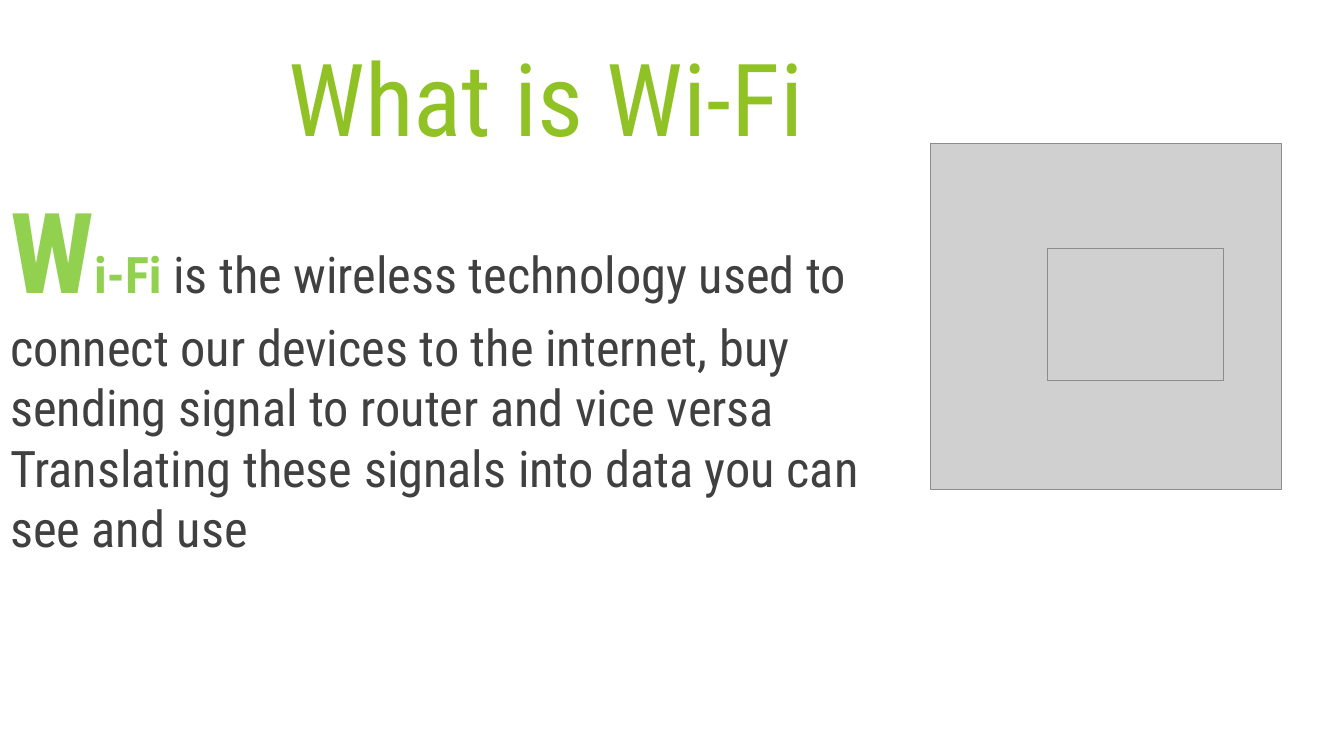
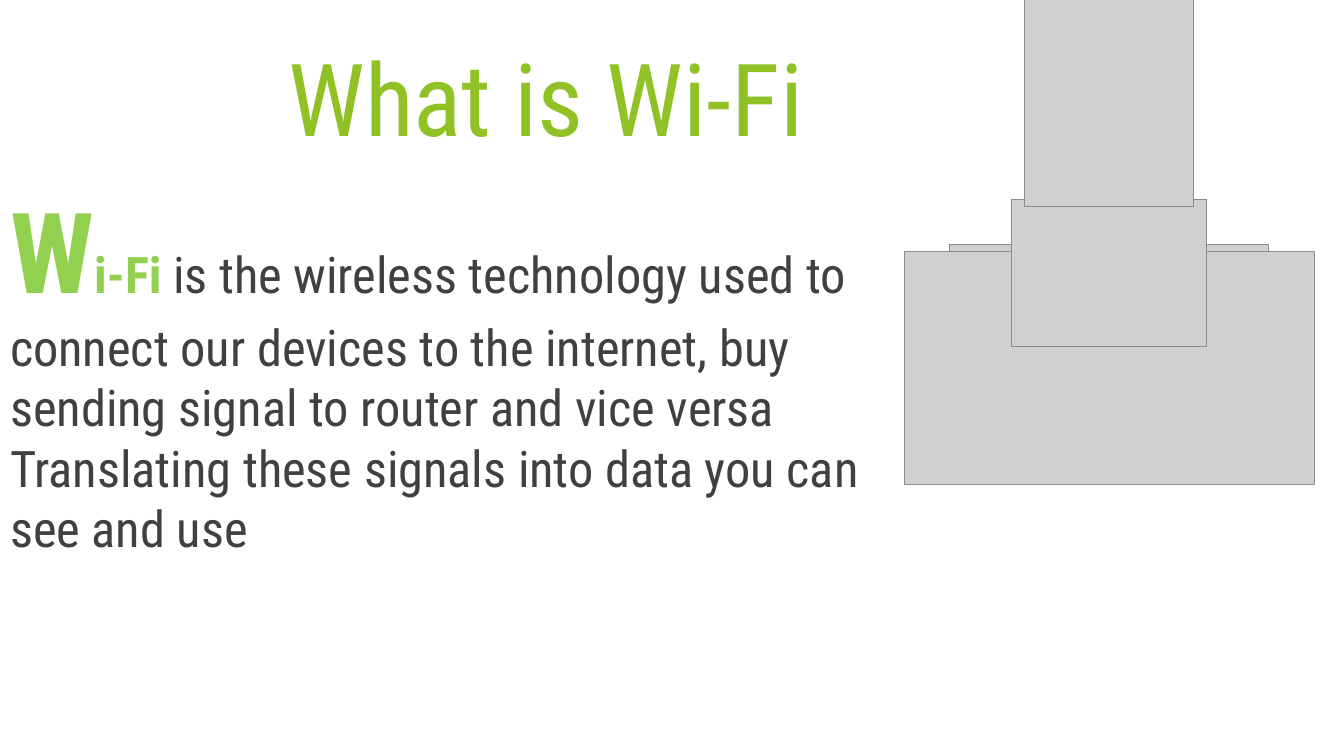
Before and after one commit to FreddyBicandy50/Code_Base, a slide deck: slide 2 of Others/The Physics of Wi-Fi.pptx. Drawn at 1344x756 pixels with LibreOffice and Linux fonts; fonts in the diff are those of the drawing; grey boxes stand for pictures. Boxes give left, top, right and bottom in pixels: in the first picture for what was removed or moved away, otherwise in the second. Text is boxed around its words. In the diff, an @@ line names an element or a change of style, - is before the commit and + after.

```diff
--- a/Others/The Physics of Wi-Fi.pptx
+++ b/Others/The Physics of Wi-Fi.pptx
@@ picture added at <box>1025,0,1195,207</box> @@
@@ picture: place and size @@
-picture at <box>1049,249,1224,381</box>
+picture at <box>1012,200,1208,346</box>
@@ picture: place and size @@
-picture at <box>931,144,1282,490</box>
+picture at <box>904,251,1315,485</box>
@@ picture added at <box>950,245,1268,378</box> @@
```
Also in this commit, not shown: 3 other slides changed.
